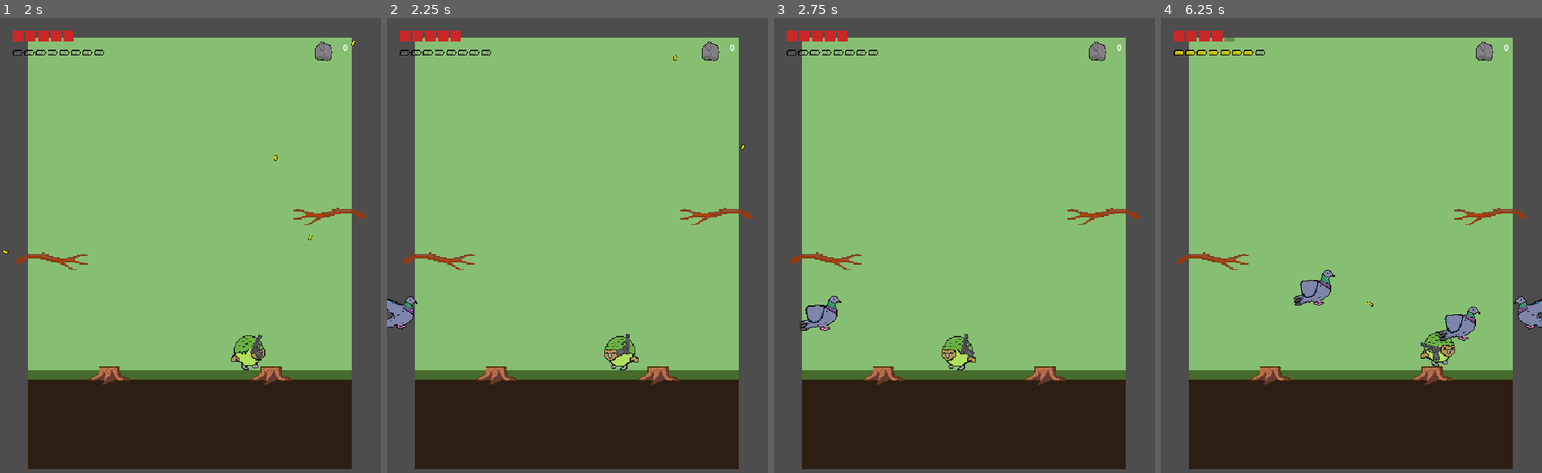
Above: before the commit, frames 1-4 (left to right).
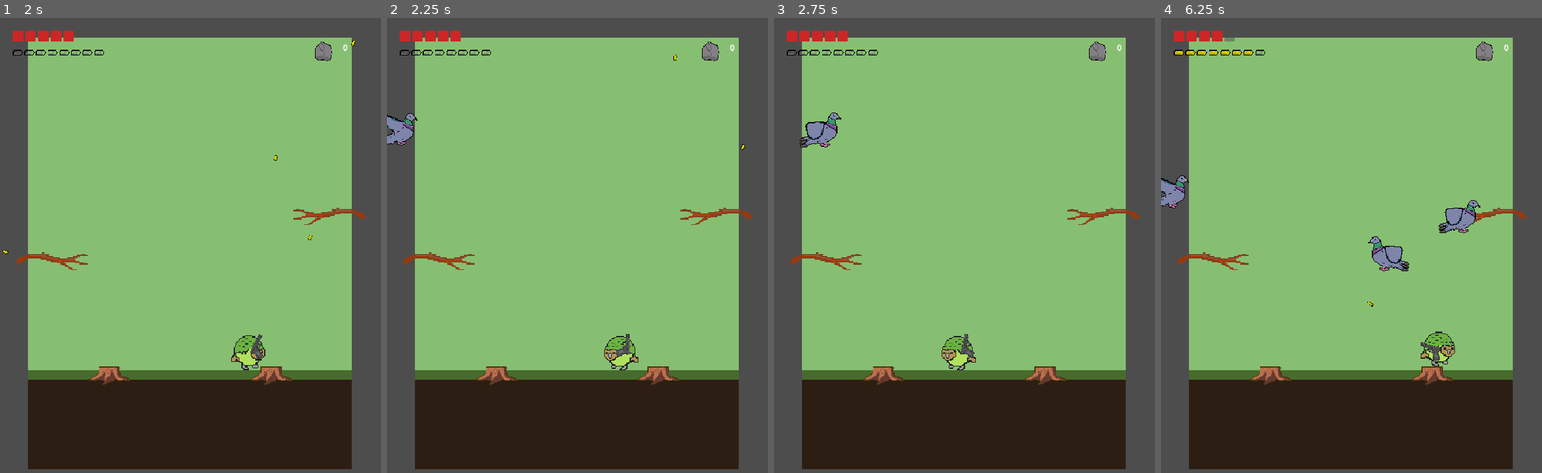
Above: after the commit, the same moments.

Repository: CCp0/Glockapo
Game: Godot game, scene res://scenes/arena.tscn
The game is run twice, just before and just after one commit, with the same random seed, the same clock (stepped at 60 frames per second) and the same inputs.
Inputs (mouse positions are in pixels of both pictures, inside the frame that each line leads up to):
- Up to frame 1 (2 s): move the mouse to (274, 245) at 0.52 s; press the mouse at (274, 245) at 0.53 s; hold D (move_right) 0.53-1.25 s; tap W (move_up) at 0.77 s; release the mouse at (274, 245) at 1.25 s; drag from (114, 295) to (342, 163) at 1.27 s
- Up to frame 2 (2.25 s): move the mouse to (615, 159) at 2.02 s; press the mouse at (615, 159) at 2.03 s; hold A (move_left) from 2.03 s (still down)
- Up to frame 3 (2.75 s): keep holding A (move_left)
- Up to frame 4 (6.25 s): release A (move_left) at 2.75 s; release the mouse at (1389, 159) at 2.75 s; drag from (1332, 372) to (1237, 195) at 2.77 s; move the mouse to (1465, 350) at 3.52 s; press the mouse at (1465, 350) at 3.53 s; hold D (move_right) 3.53-4.25 s; tap W (move_up) at 3.77 s; release the mouse at (1465, 350) at 4.25 s; drag from (1237, 195) to (1458, 350) at 4.27 s; move the mouse to (1370, 272) at 5.02 s; press the mouse at (1370, 272) at 5.03 s; hold D (move_right) 5.03-5.75 s; release the mouse at (1370, 272) at 5.75 s; drag from (1294, 145) to (1275, 295) at 5.77 s

Frame 1 is identical in both runs. In frame 2, 0.8% of the frame differs, in the area x 0-8%, y 20-69%; in frame 3, 0.9%; in frame 4, 2.5%, in the area x 0-100%, y 34-71%.

Commit message:
Armored Pigeons Take Flight(s) of Stairs

Diff:
--- a/project.godot
+++ b/project.godot
@@ -11,9 +11,9 @@
 [application]
 
 config/name="Glockapo"
+run/main_scene="res://scenes/arena.tscn"
 config/features=PackedStringArray("4.7", "GL Compatibility")
 config/icon="res://icon.svg"
-run/main_scene="res://scenes/arena.tscn"
 
 [autoload]
 
@@ -51,7 +51,7 @@
 }
 fire={
 "deadzone": 0.2,
-"events": [Object(InputEventMouseButton,"resource_local_to_s …(102 unchanged characters)… rl_pressed":false,"meta_pressed":false,"pressed":false,"double_click":false,"button_mask":1,"position":Vector2(0, 0),"global_position":Vector2(0, 0),"factor":1.0,"button_index":1,"canceled":false,"script":null)
+"events": [Object(InputEventMouseButton,"resource_local_to_s …(102 unchanged characters)… rl_pressed":false,"meta_pressed":false,"button_mask":1,"position":Vector2(0, 0),"global_position":Vector2(0, 0),"factor":1.0,"button_index":1,"canceled":false,"pressed":false,"double_click":false,"script":null)
 ]
 }
 reload={
@@ -76,7 +76,7 @@
 
 [rendering]
 
+textures/canvas_textures/default_texture_filter=0
 rendering_device/driver.windows="d3d12"
 renderer/rendering_method="gl_compatibility"
 renderer/rendering_method.mobile="gl_compatibility"
-textures/canvas_textures/default_texture_filter=0
--- /dev/null
+++ b/resources/armored_pigeon_sprite_frames.tres
@@ -0,0 +1,53 @@
+[gd_resource type="SpriteFrames" load_steps=8 format=3]
+
+[ext_resource type="Texture2D" uid="uid://be7qqnadnisu8" path="res://assets/armored_pigeon/ArmoredPigeonWalkingSprite.png" id="1_walk_tex"]
+
+[sub_resource type="AtlasTexture" id="AtlasTexture_walk_0"]
+atlas = ExtResource("1_walk_tex")
+region = Rect2(0, 0, 64, 64)
+
+[sub_resource type="AtlasTexture" id="AtlasTexture_walk_1"]
+atlas = ExtResource("1_walk_tex")
+region = Rect2(64, 0, 64, 64)
+
+[sub_resource type="AtlasTexture" id="AtlasTexture_walk_2"]
+atlas = ExtResource("1_walk_tex")
+region = Rect2(128, 0, 64, 64)
+
+[sub_resource type="AtlasTexture" id="AtlasTexture_walk_3"]
+atlas = ExtResource("1_walk_tex")
+region = Rect2(192, 0, 64, 64)
+
+[sub_resource type="AtlasTexture" id="AtlasTexture_walk_4"]
+atlas = ExtResource("1_walk_tex")
+region = Rect2(256, 0, 64, 64)
+
+[sub_resource type="AtlasTexture" id="AtlasTexture_walk_5"]
+atlas = ExtResource("1_walk_tex")
+region = Rect2(320, 0, 64, 64)
+
+[resource]
+animations = [{
+"frames": [{
+"duration": 1.0,
+"texture": SubResource("AtlasTexture_walk_0")
+}, {
+"duration": 1.0,
+"texture": SubResource("AtlasTexture_walk_1")
+}, {
+"duration": 1.0,
+"texture": SubResource("AtlasTexture_walk_2")
+}, {
+"duration": 1.0,
+"texture": SubResource("AtlasTexture_walk_3")
+}, {
+"duration": 1.0,
+"texture": SubResource("AtlasTexture_walk_4")
+}, {
+"duration": 1.0,
+"texture": SubResource("AtlasTexture_walk_5")
+}],
+"loop": true,
+"name": &"walk",
+"speed": 8.0
+}]
--- a/resources/biome_config.gd
+++ b/resources/biome_config.gd
@@ -18,7 +18,11 @@
 
 @export var platform_scenes: Array[PackedScene] = []
 
-## Enemy scene this biome's spawner instances (forest: wood pigeon).
+## Flying enemy scene this biome's spawner instances (forest: wood pigeon).
 @export var enemy_scene: PackedScene
 
+## Ground-walking enemy scene, spawned separately from the flying one
+## (forest: armored pigeon).
+@export var ground_enemy_scene: PackedScene
+
 @export var flight_obstacle_scenes: Array[PackedScene] = []
--- a/resources/biomes/forest.tres
+++ b/resources/biomes/forest.tres
@@ -4,6 +4,7 @@
 [ext_resource type="PackedScene" uid="uid://bt24l2jyflv0d" path="res://scenes/platforms/branch_platform.tscn" id="2_branch"]
 [ext_resource type="PackedScene" uid="uid://ra0jvltdnryx" path="res://scenes/platforms/stump_platform.tscn" id="3_stump"]
 [ext_resource type="PackedScene" uid="uid://bsum4wfih0r20" path="res://scenes/enemies/wood_pigeon.tscn" id="4_wood_pigeon"]
+[ext_resource type="PackedScene" uid="uid://bui702qold41d" path="res://scenes/enemies/armored_pigeon.tscn" id="5_armored_pigeon"]
 
 [resource]
 script = ExtResource("1_script")
@@ -12,3 +13,4 @@
 sky_color = Color(0.53, 0.75, 0.45, 1)
 platform_scenes = Array[PackedScene]([ExtResource("2_branch"), ExtResource("3_stump")])
 enemy_scene = ExtResource("4_wood_pigeon")
+ground_enemy_scene = ExtResource("5_armored_pigeon")
--- /dev/null
+++ b/scenes/enemies/armored_pigeon.tscn
@@ -0,0 +1,25 @@
+[gd_scene format=3 uid="uid://bui702qold41d"]
+
+[ext_resource type="Script" path="res://scripts/enemy_base.gd" id="1_enemy_script"]
+[ext_resource type="SpriteFrames" path="res://resources/armored_pigeon_sprite_frames.tres" id="2_armored_frames"]
+
+[sub_resource type="CircleShape2D" id="CircleShape2D_armored"]
+radius = 26.0
+
+[node name="ArmoredPigeon" type="Area2D"]
+collision_layer = 16
+collision_mask = 4
+scale = Vector2(1.8, 1.8)
+script = ExtResource("1_enemy_script")
+speed = 70.0
+health = 5
+contact_damage = 2
+spawn_location = 1
+
+[node name="AnimatedSprite2D" type="AnimatedSprite2D" parent="."]
+sprite_frames = ExtResource("2_armored_frames")
+animation = &"walk"
+autoplay = "walk"
+
+[node name="CollisionShape2D" type="CollisionShape2D" parent="."]
+shape = SubResource("CircleShape2D_armored")
--- a/scripts/enemy_base.gd
+++ b/scripts/enemy_base.gd
@@ -2,6 +2,7 @@
 class_name EnemyBase
 
 enum MovementPattern { STRAIGHT, SINE_DRIFT, DIVE }
+enum SpawnLocation { AERIAL, GROUND }
 
 const SINE_AMPLITUDE := 40.0
 const SINE_FREQUENCY := 1.5
@@ -23,6 +24,9 @@
 @export var health: int = 2
 @export var contact_damage: int = 1
 @export var movement_pattern: MovementPattern = MovementPattern.STRAIGHT
+## GROUND enemies are kept at ground level by the spawner and always use
+## the STRAIGHT pattern regardless of the above.
+@export var spawn_location: SpawnLocation = SpawnLocation.AERIAL
 
 var velocity: Vector2 = Vector2.ZERO
 
--- a/scripts/enemy_spawner.gd
+++ b/scripts/enemy_spawner.gd
@@ -4,18 +4,26 @@
 @export var min_y: float = 150.0
 @export var max_y: float = 650.0
 
+@export var ground_spawn_interval: float = 7.0
+const GROUND_Y := 695.0
+
 var _time_since_spawn: float = 0.0
+var _time_since_ground_spawn: float = 0.0
 
 
 func _process(delta: float) -> void:
 	_time_since_spawn += delta
 	if _time_since_spawn >= spawn_interval:
 		_time_since_spawn = 0.0
-		_spawn_enemy()
+		_spawn_enemy(GameState.current_biome.enemy_scene, randf_range(min_y, max_y))
+
+	_time_since_ground_spawn += delta
+	if _time_since_ground_spawn >= ground_spawn_interval:
+		_time_since_ground_spawn = 0.0
+		_spawn_enemy(GameState.current_biome.ground_enemy_scene, GROUND_Y)
 
 
-func _spawn_enemy() -> void:
-	var enemy_scene: PackedScene = GameState.current_biome.enemy_scene
+func _spawn_enemy(enemy_scene: PackedScene, spawn_y: float) -> void:
 	if enemy_scene == null:
 		return
 
@@ -23,10 +31,11 @@
 	var from_left: bool = randf() < 0.5
 	var viewport_width: float = get_viewport_rect().size.x
 
-	enemy.position = Vector2(-80.0 if from_left else viewport_width + 80.0, randf_range(min_y, max_y))
+	enemy.position = Vector2(-80.0 if from_left else viewport_width + 80.0, spawn_y)
 	var direction: float = 1.0 if from_left else -1.0
 	enemy.velocity = Vector2(direction * enemy.speed, 0.0)
-	enemy.movement_pattern = _random_movement_pattern()
+	var is_ground: bool = enemy.spawn_location == EnemyBase.SpawnLocation.GROUND
+	enemy.movement_pattern = EnemyBase.MovementPattern.STRAIGHT if is_ground else _random_movement_pattern()
 
 	get_parent().add_child(enemy)
 
Binary file added: assets/armored_pigeon/ArmoredPigeonWalkingSprite.png
Not shown, added: assets/armored_pigeon/ArmoredPigeonWalkingSprite.png.import
